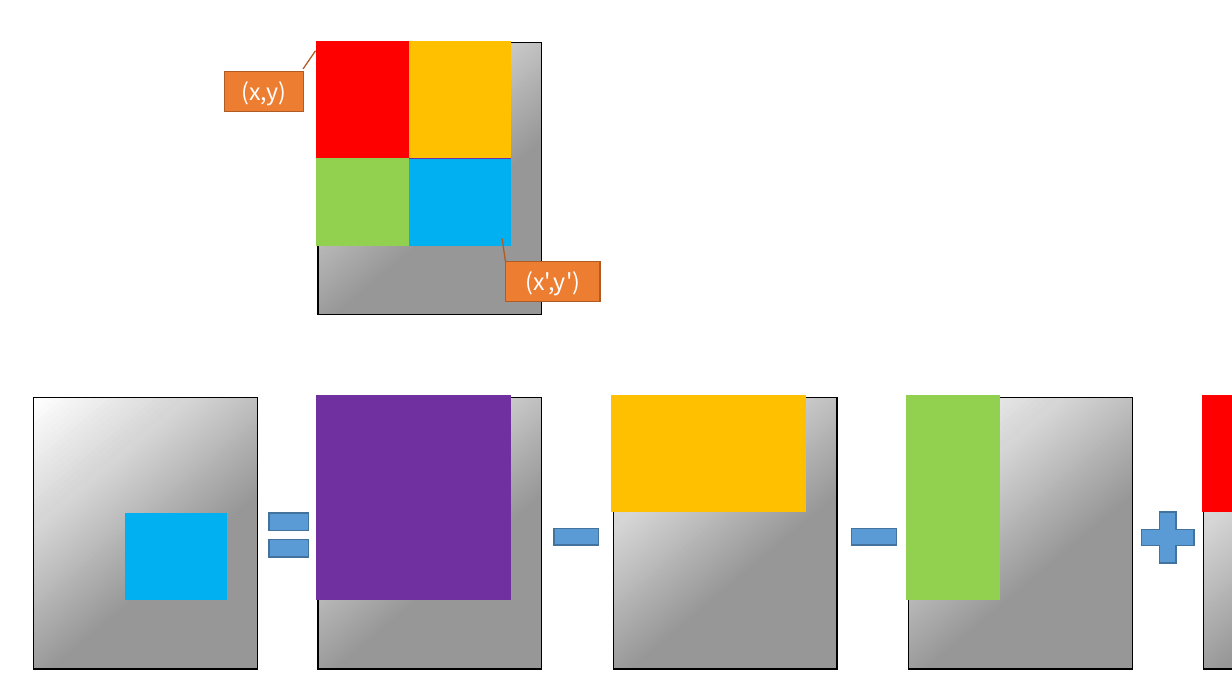
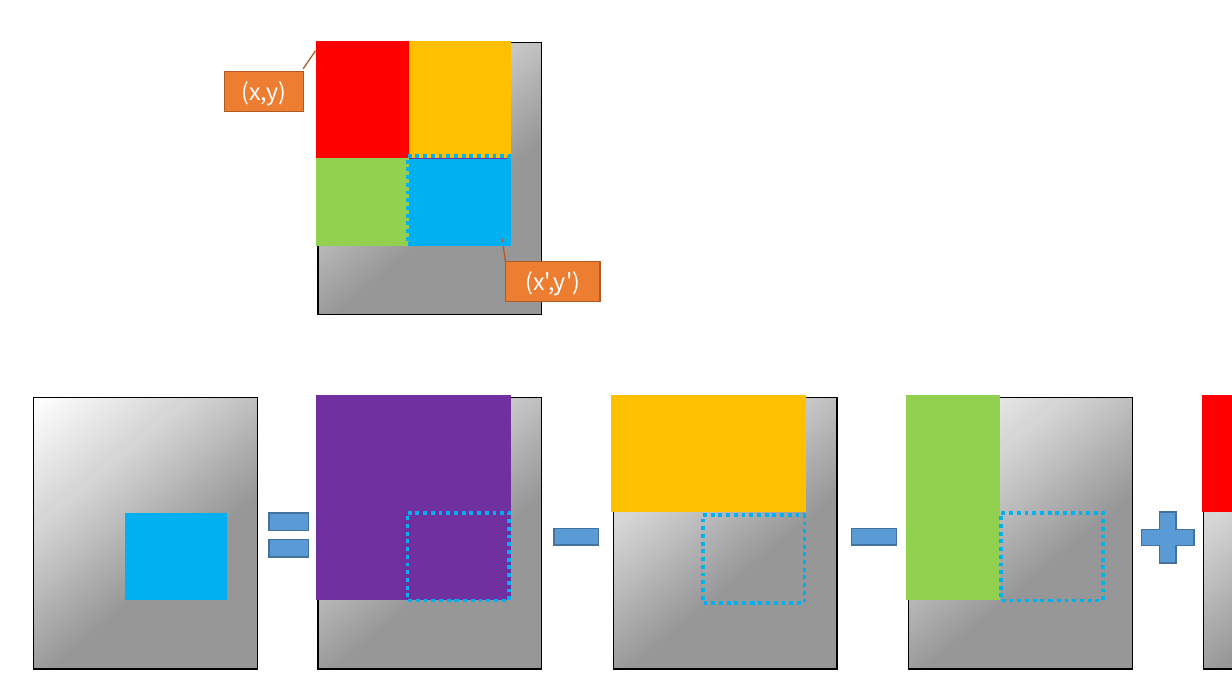
Before and after one commit to kyokushin/EBookChecker, a slide deck: slide 7 of documents_for_blog/blog.pptx. Drawn at 1232x693 pixels with LibreOffice and Linux fonts; fonts in the diff are those of the drawing. Boxes give left, top, right and bottom in pixels: in the first picture for what was removed or moved away, otherwise in the second. Text is boxed around its words. In the diff, an @@ line names an element or a change of style, - is before the commit and + after.

```diff
--- a/documents_for_blog/blog.pptx
+++ b/documents_for_blog/blog.pptx
@@ rectangle added at (408,156,509,244), outline #00B0F0 3 pt dashed @@
@@ rectangle added at (408,513,509,601), outline #00B0F0 3 pt dashed @@
@@ rectangle added at (703,515,805,603), outline #00B0F0 3 pt dashed @@
@@ rectangle added at (1002,513,1104,601), outline #00B0F0 3 pt dashed @@
```
Also in this commit, not shown: 1 other slide changed, 1 slide added.
